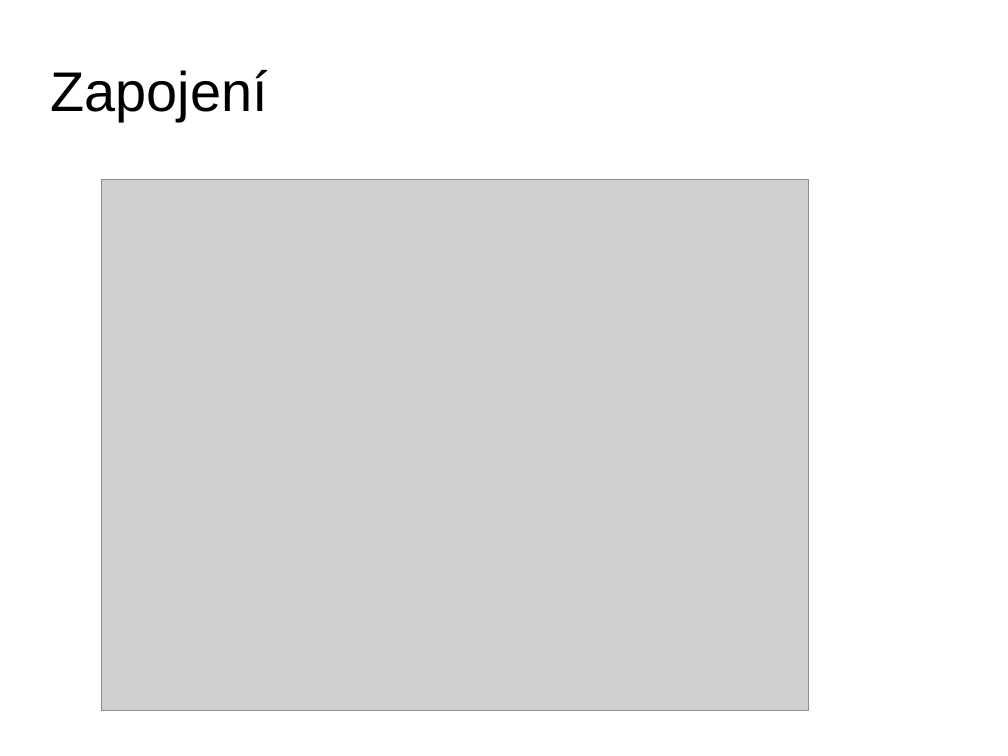
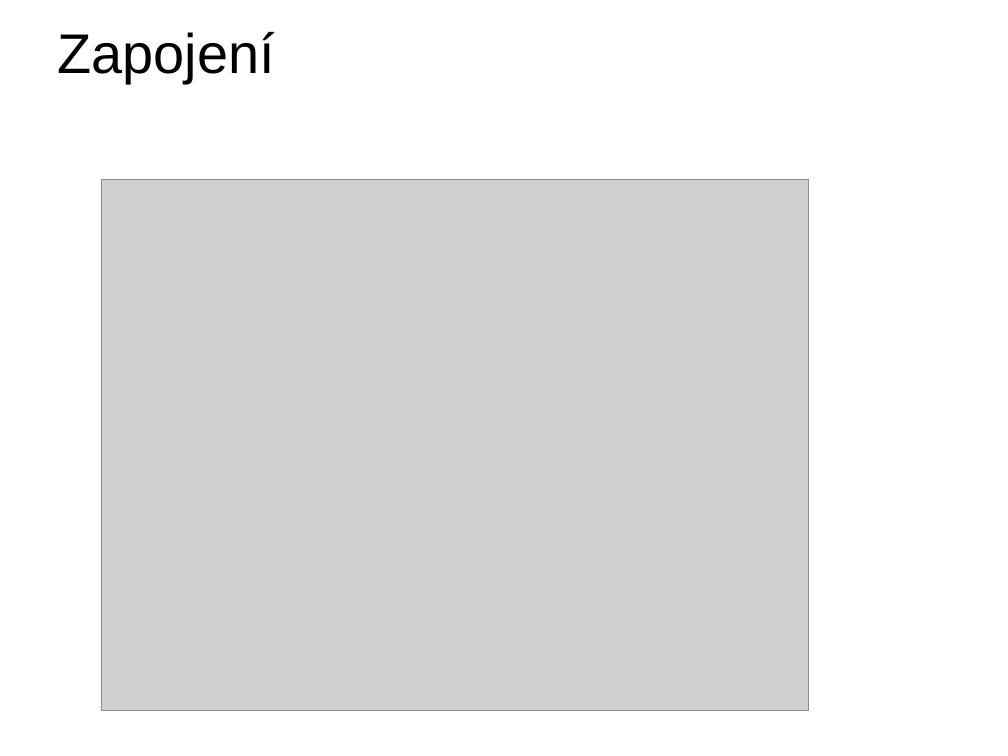
Before and after one commit to jipech/PRIM-microbit, a slide deck: slide 4 of 06-Periferie/01_Pro_ucitele/Prezentace/61-periferie-tribarevna_dioda.pptx. Drawn at 1008x756 pixels with LibreOffice and Linux fonts; fonts in the diff are those of the drawing; grey boxes stand for pictures; background and template pictures are left out. Boxes give left, top, right and bottom in pixels: in the first picture for what was removed or moved away, otherwise in the second. Text is boxed around its words. In the diff, an @@ line names an element or a change of style, - is before the commit and + after.

```diff
--- a/06-Periferie/01_Pro_ucitele/Prezentace/61-periferie-tribarevna_dioda.pptx
+++ b/06-Periferie/01_Pro_ucitele/Prezentace/61-periferie-tribarevna_dioda.pptx
@@ text "Zapojení": place and size @@
-text "Zapojení" at box(50, 70, 267, 121)
+text "Zapojení" at box(58, 32, 275, 83)
```
Also in this commit, not shown: 4 other slides changed, 31 other files.
